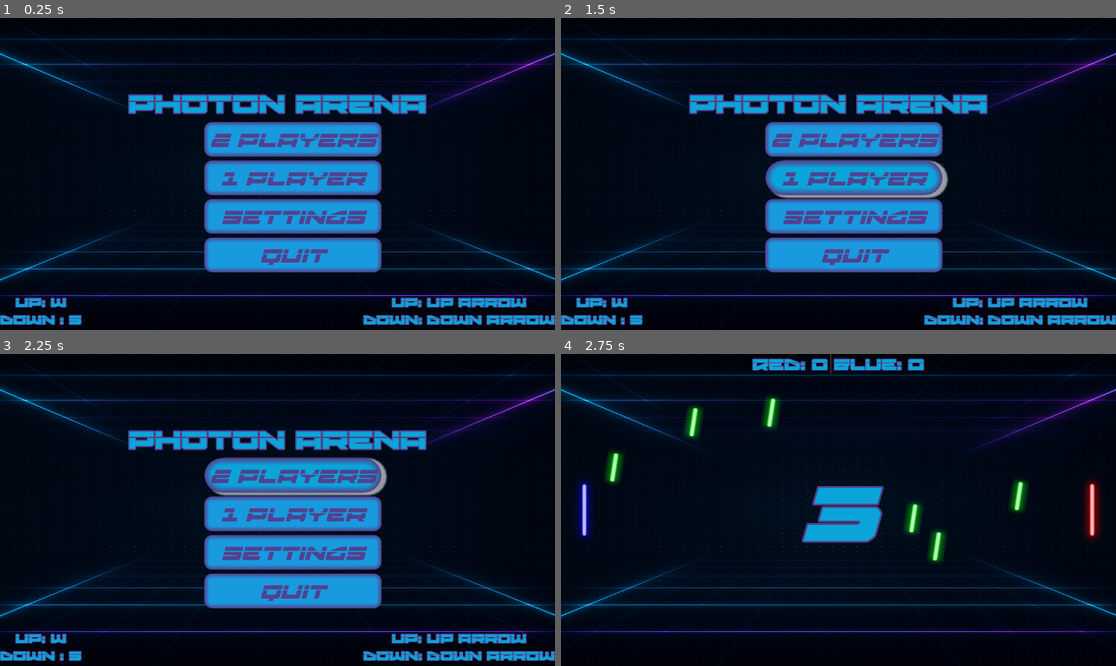
Above: before the commit, frames 1-4 (two rows, left to right).
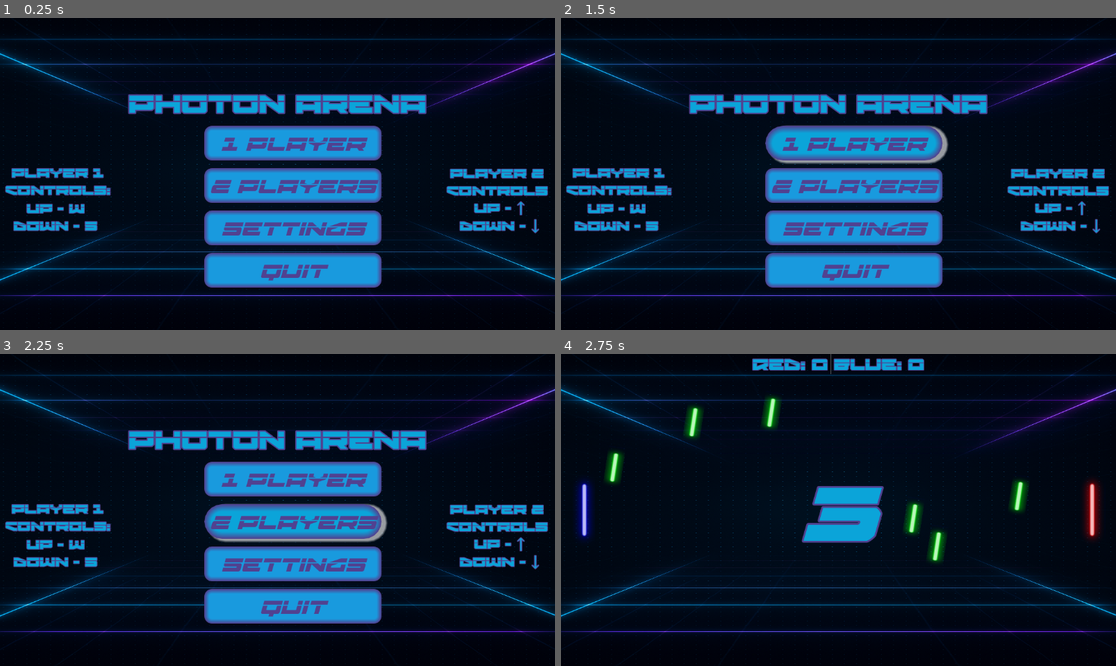
Above: after the commit, the same moments.

Repository: Nierro89/Photon-Arena
Game: Godot game, scene res://Scenes/main_menu.tscn
Two runs of this game, one before a commit and one after it. Both use one fixed random seed, a clock stepped at 60 frames per second and the inputs below.
Inputs:
- Up to frame 1 (0.25 s): no input
- Up to frame 2 (1.5 s): click "1 Player" at 0.5 s; click "1 Player" at 1.25 s
- Up to frame 3 (2.25 s): click "2 Players" at 2 s
- Up to frame 4 (2.75 s): no input

The runs differ from the first frame. In frame 1, 18% of the frame differs, in the area x 0-100%, y 33-99%; in frame 2, 18%; in frame 3, 18%; in frame 4, nothing differs.

Commit message:
Finalized AI oppnent by adding difficulty selections and progressions to paddle script. Minor changes to Main Menu for readability and flow.

Diff:
--- a/Scenes/main_menu.tscn
+++ b/Scenes/main_menu.tscn
@@ -59,11 +59,43 @@
 anchors_preset = 2
 anchor_top = 1.0
 anchor_bottom = 1.0
-offset_top = -80.0
-offset_right = 169.0
+offset_top = -344.0
+offset_right = 240.0
+offset_bottom = -275.0
 grow_vertical = 0
-text = "up: w
-down : s"
+text = "Player 1
+Controls:"
+label_settings = SubResource("LabelSettings_ce3w2")
+horizontal_alignment = 1
+vertical_alignment = 1
+
+[node name="Label4" type="Label" parent="TextureRect" unique_id=1853521179]
+layout_mode = 1
+anchors_preset = 2
+anchor_top = 1.0
+anchor_bottom = 1.0
+offset_top = -288.0
+offset_right = 232.0
+offset_bottom = -183.0
+grow_vertical = 0
+text = "Up - w
+down - s"
+label_settings = SubResource("LabelSettings_ce3w2")
+horizontal_alignment = 1
+vertical_alignment = 1
+
+[node name="Label5" type="Label" parent="TextureRect" unique_id=386019564]
+layout_mode = 1
+anchors_preset = 2
+anchor_top = 1.0
+anchor_bottom = 1.0
+offset_left = 920.0
+offset_top = -288.0
+offset_right = 1154.0
+offset_bottom = -183.0
+grow_vertical = 0
+text = "Up - ↑
+down - ↓"
 label_settings = SubResource("LabelSettings_ce3w2")
 horizontal_alignment = 1
 vertical_alignment = 1
@@ -75,12 +107,13 @@
 anchor_top = 1.0
 anchor_right = 1.0
 anchor_bottom = 1.0
-offset_left = -398.0
-offset_top = -80.0
+offset_left = -240.0
+offset_top = -344.0
+offset_bottom = -272.0
 grow_horizontal = 0
 grow_vertical = 0
-text = "up: up arrow
-down: down arrow"
+text = "Player 2
+Controls"
 label_settings = SubResource("LabelSettings_n45e2")
 horizontal_alignment = 1
 vertical_alignment = 1
@@ -97,9 +130,9 @@
 [node name="2 Player" type="Button" parent="VBoxContainer/Control" unique_id=1439839858]
 layout_mode = 0
 offset_left = -152.0
-offset_top = -108.0
+offset_top = -12.0
 offset_right = 216.0
-offset_bottom = -36.0
+offset_bottom = 60.0
 theme_override_fonts/font = ExtResource("1_48xlc")
 theme_override_font_sizes/font_size = 50
 action_mode = 0
@@ -108,9 +141,9 @@
 [node name="settings" type="Button" parent="VBoxContainer/Control" unique_id=1110695394]
 layout_mode = 0
 offset_left = -152.0
-offset_top = 52.0
+offset_top = 76.0
 offset_right = 216.0
-offset_bottom = 124.0
+offset_bottom = 148.0
 theme_override_fonts/font = ExtResource("1_48xlc")
 theme_override_font_sizes/font_size = 50
 text = "settings"
@@ -118,9 +151,9 @@
 [node name="Quit" type="Button" parent="VBoxContainer/Control" unique_id=1140922153]
 layout_mode = 0
 offset_left = -152.0
-offset_top = 132.0
+offset_top = 164.0
 offset_right = 216.0
-offset_bottom = 204.0
+offset_bottom = 236.0
 theme_override_fonts/font = ExtResource("1_48xlc")
 theme_override_font_sizes/font_size = 50
 text = "quit"
@@ -128,9 +161,9 @@
 [node name="1 Player" type="Button" parent="VBoxContainer/Control" unique_id=1360338781]
 layout_mode = 0
 offset_left = -152.0
-offset_top = -28.0
+offset_top = -100.0
 offset_right = 216.0
-offset_bottom = 44.0
+offset_bottom = -28.0
 theme_override_fonts/font = ExtResource("1_48xlc")
 theme_override_font_sizes/font_size = 50
 text = "1 Player"
--- a/Scripts/global.gd
+++ b/Scripts/global.gd
@@ -1,4 +1,12 @@
 extends Node
+const MAX_CPU_LEVEL := 10
+const CPU_DIFFICULTIES := {
+	"easy": { "reaction_time": 0.45, "max_speed": 260.0, "aim_error": 110.0, "miss_chance": 0.25 },
+	"normal": { "reaction_time": 0.25, "max_speed": 350.0, "aim_error": 70.0, "miss_chance": 0.12 },
+	"hard": { "reaction_time": 0.12, "max_speed": 480.0, "aim_error": 35.0, "miss_chance": 0.04 },
+}
+var cpu_difficulty:= "normal"
+var cpu_level := 1
 
 enum GameMode { TWO_PLAYER, SINGLE_PLAYER }
 
--- a/Scripts/goal.gd
+++ b/Scripts/goal.gd
@@ -12,6 +12,8 @@
 	if (body.is_in_group("ball")):
 		if(GoalID == 1):
 			Global.P1_Score += 1
+			if Global.game_mode == Global.GameMode.SINGLE_PLAYER:
+				Global.cpu_level = min(Global.cpu_level + 1, Global.MAX_CPU_LEVEL)
 			sfx_score.play()
 		if(GoalID == 2):
 			Global.P2_Score += 1
--- a/Scripts/paddle.gd
+++ b/Scripts/paddle.gd
@@ -1,13 +1,19 @@
 extends CharacterBody2D
+
+#Variables
 @export var reaction_time: float = 0.3
 @export var aim_error: float = 60.0
 @export var cpu_max_speed: float = 400.0
+@export var PaddleID: int = 1
 
 var target_y: float = 0.0
 var decision_timer: float = 0.0
-#variables
-@export var PaddleID: int = 1
 var speed = 8
+var miss_chance := 0.0
+var ball_incoming := false
+var will_miss := false
+const MISS_DISTANCE := 90.0
+
 @onready var PaddleSprite: Sprite2D = $Sprite2D
 
 # When the paddle is loaded into the game, on the main Scene starting, this code will run.
@@ -44,9 +50,18 @@
 		target_y = get_viewport_rect().size.y / 2.0
 	elif decision_timer <= 0.0:
 		decision_timer = reaction_time
+		_apply_difficulty()
 		if ball.velocity.x > 0:
-			target_y = predict_intercept_y(ball) + randf_range(-aim_error, aim_error)
+			if not ball_incoming:
+				ball_incoming = true
+				will_miss = randf() < miss_chance
+			if will_miss:
+				var miss_side := 1.0 if randf() < 0.5 else -1.0
+				target_y = predict_intercept_y(ball) + miss_side * MISS_DISTANCE
+			else:
+				target_y = predict_intercept_y(ball) + randf_range(-aim_error, aim_error)
 		else:
+			ball_incoming = false
 			target_y = get_viewport_rect().size.y / 2.0
 
 	var diff = target_y - global_position.y
@@ -73,3 +88,12 @@
 			vel.y = -abs(vel.y)
 
 	return pos.y
+
+func _apply_difficulty():
+	var d: Dictionary = Global.CPU_DIFFICULTIES[Global.cpu_difficulty]
+	var t := float(Global.cpu_level -1) / float(Global.MAX_CPU_LEVEL - 1)
+
+	reaction_time = float(d["reaction_time"]) * (1.0 - 0.5 * t)
+	cpu_max_speed = float(d["max_speed"]) * (1.0 + 0.4 * t)
+	aim_error = float (d["aim_error"]) * (1.0 - 0.7 * t)
+	miss_chance = float(d["miss_chance"]) * (1.0 - 0.8 * t)
